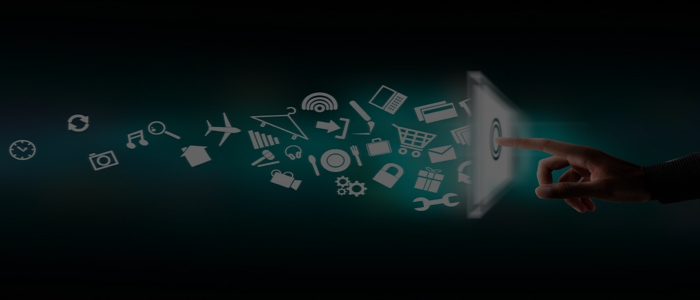
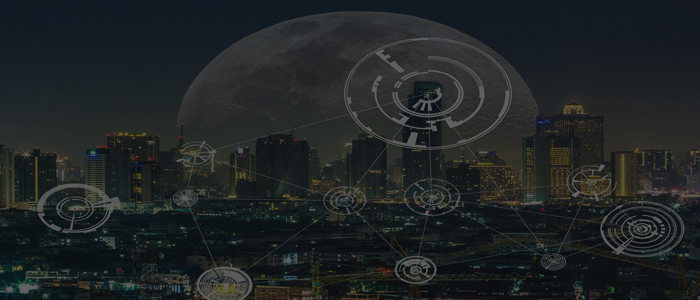
Layers edited between the first and the second 700x300 image:
hid "well_iot" over [0, 0, 700, 300]
showed "well_communication", painted on it over [0, 0, 700, 300]
